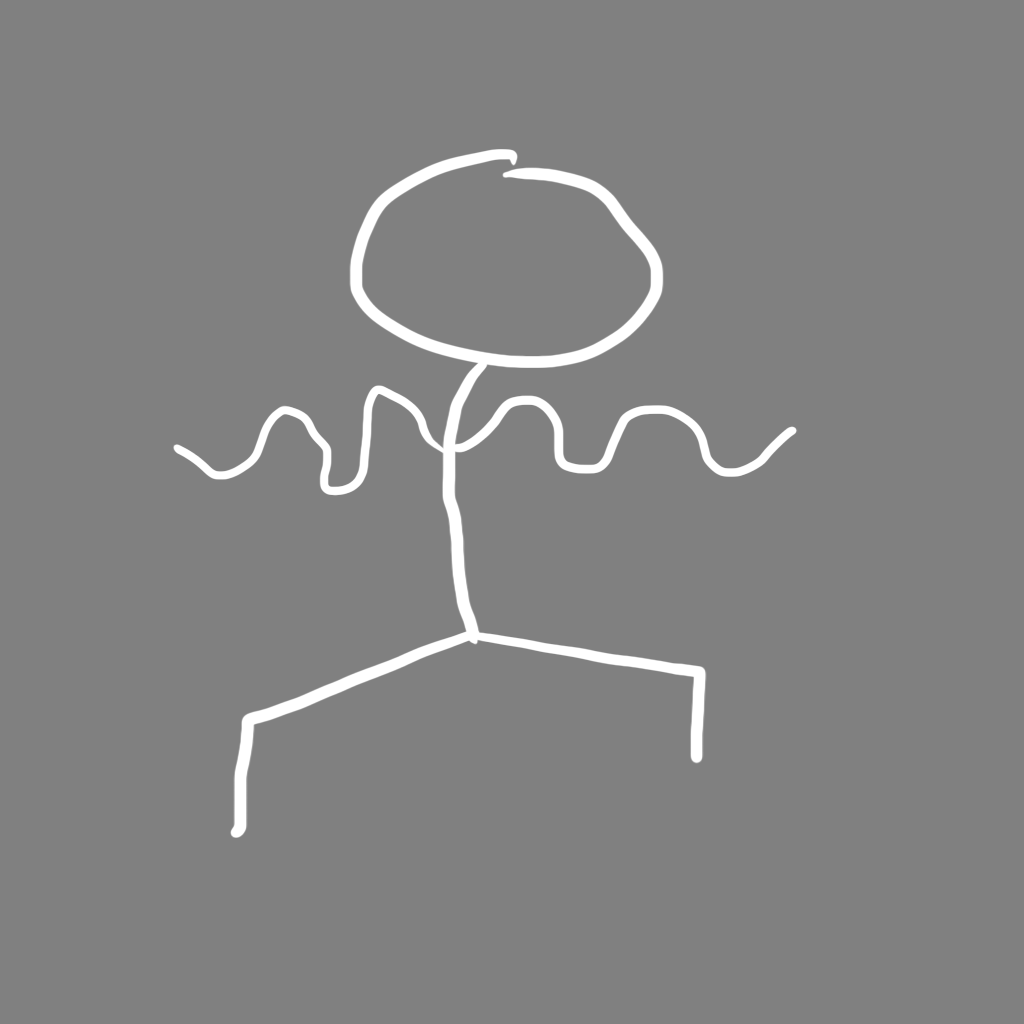
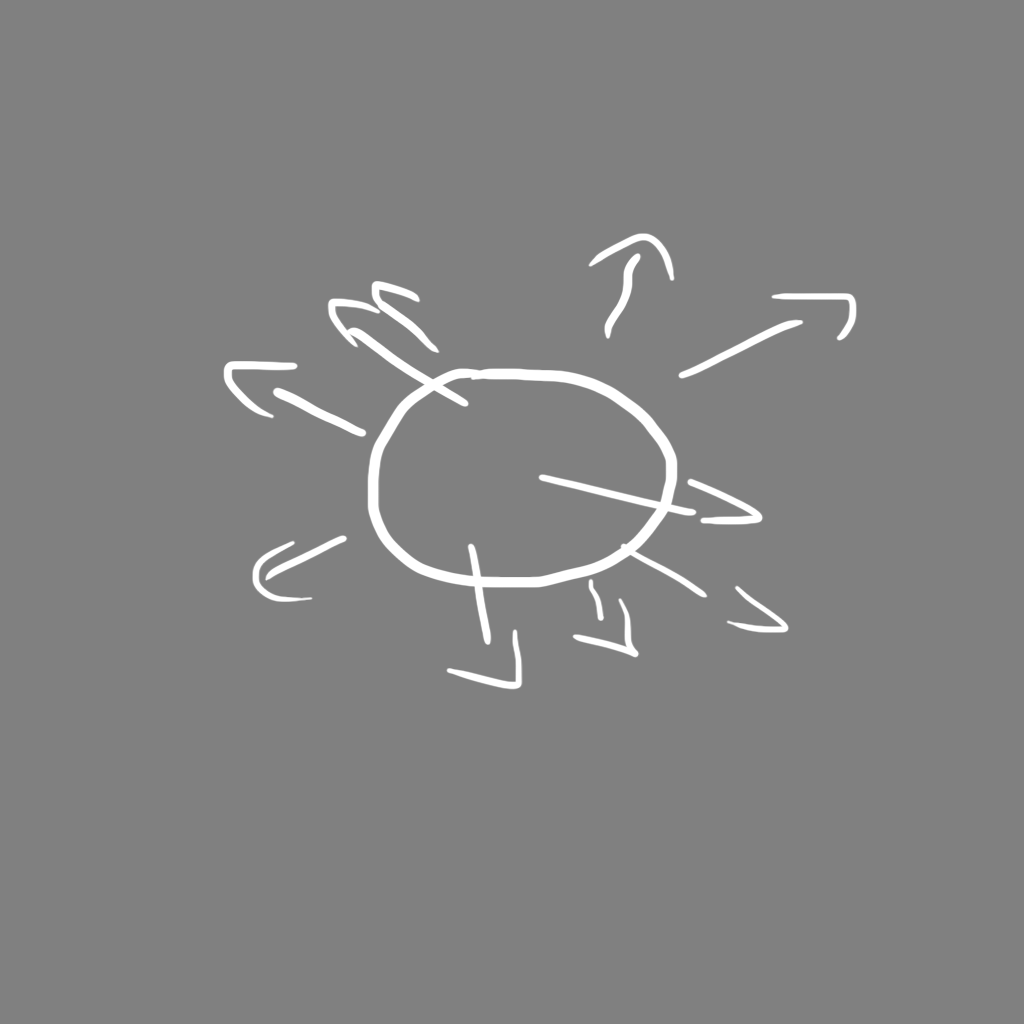
Comparing the layer stacks of the two 1024px x 1024px images. Changes:
added layer "Ebene 1" above "Animation" over [223, 233, 857, 690]
hid "Animation" over [173, 149, 798, 838]
